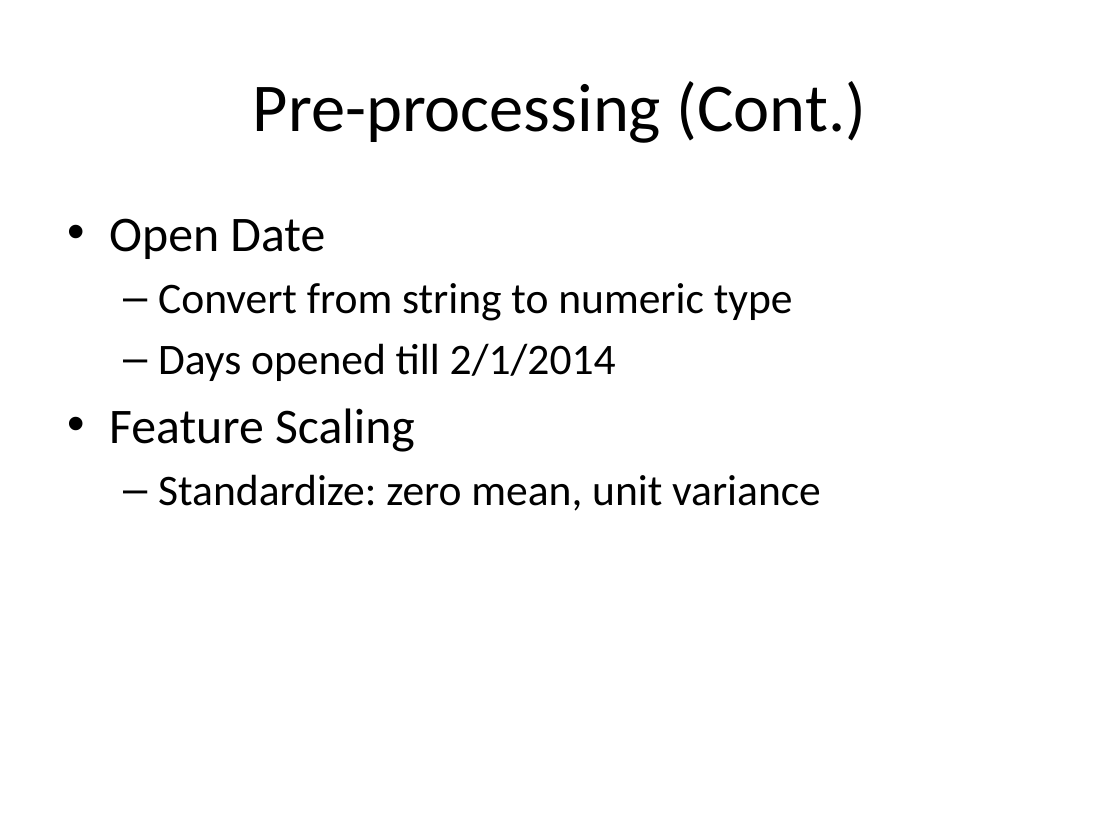
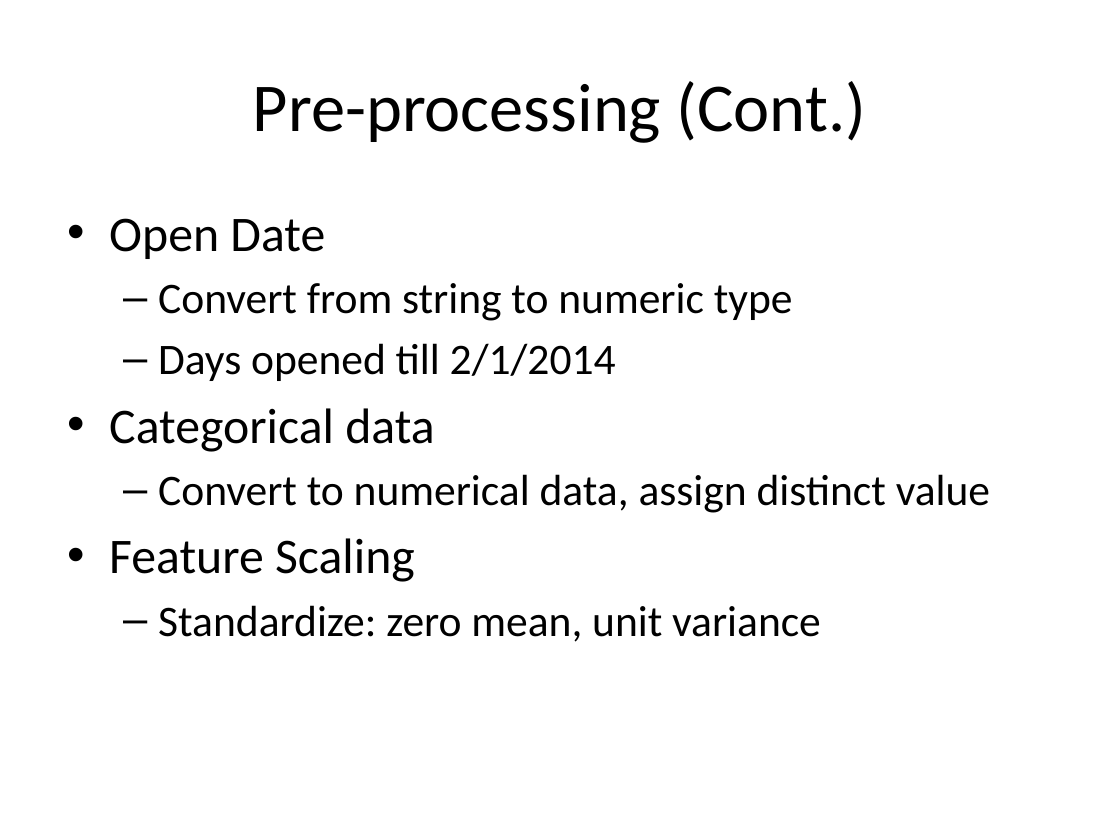
Before and after one commit to hxwang/revenue-prediction, a slide deck: slide 6 of doc/presentation/revenue-prediction.pptx. Drawn at 1120x840 pixels with LibreOffice and Linux fonts; fonts in the diff are those of the drawing. Boxes give left, top, right and bottom in pixels: in the first picture for what was removed or moved away, otherwise in the second. Text is boxed around its words. In the diff, an @@ line names an element or a change of style, - is before the commit and + after.

```diff
--- a/doc/presentation/revenue-prediction.pptx
+++ b/doc/presentation/revenue-prediction.pptx
@@ text at box(109, 408, 990, 513): paragraphs added @@
+• Categorical data
+  – Convert to numerical data, assign distinct value
```
Also in this commit, not shown: 1 other slide changed, 1 slide added, 4 other files.
